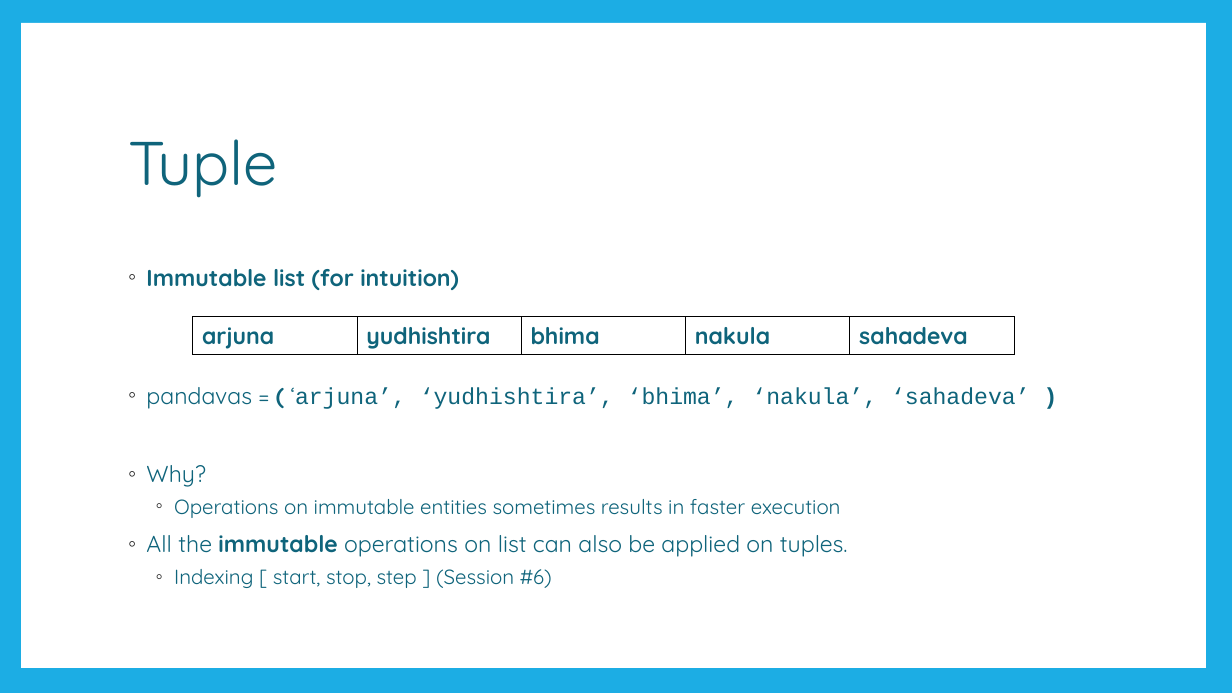
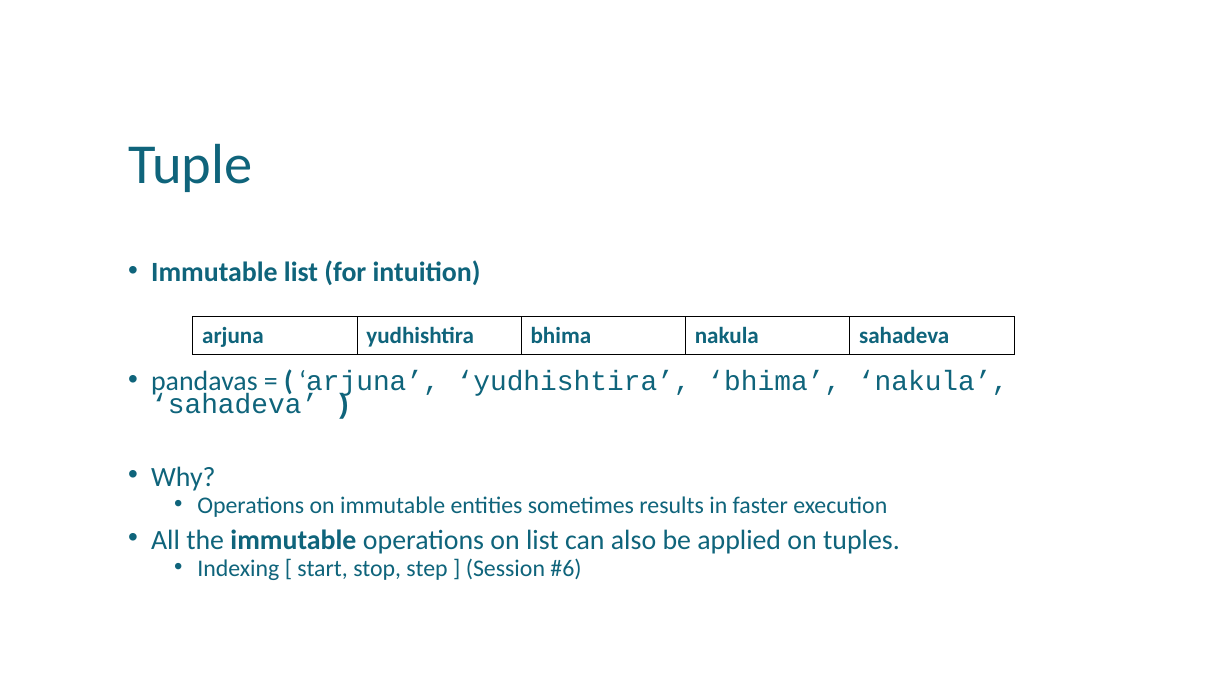
Before and after one commit to uday87j/teach_python, a slide deck: slide 12 of fundamentals/8-Dictionary, Tuple, Range.pptx. Drawn at 1232x693 pixels with LibreOffice and Linux fonts; fonts in the diff are those of the drawing. Boxes give left, top, right and bottom in pixels: in the first picture for what was removed or moved away, otherwise in the second. Text is boxed around its words. In the diff, an @@ line names an element or a change of style, - is before the commit and + after.

Commit message:
Add more content to all sessions

```diff
--- a/fundamentals/8-Dictionary, Tuple, Range.pptx
+++ b/fundamentals/8-Dictionary, Tuple, Range.pptx
@@ rectangle removed at (0,0,1232,693) @@
@@ rectangle removed at (21,23,1206,668) @@
@@ title "Tuple" at (128,143,252,192): size 48 to 44 pt, font Quicksand to Calibri @@
@@ text "Immutable list (for intuition)" at (151,260,1008,580): size 18 to 21.7 pt in "Immutable list (for intuition)", "pandavas = ( ‘arjuna’, ‘yudhishtira’, ‘bhima’, ‘nakula’, ...", "Why?", "All the immutable operations on list can ..."; font Quicksand to Calibri in "Immutable list (for intuition)", "pandavas = ( ‘arjuna’,", "Why?", "Operations on immutable entities sometimes results in ..." and 2 more places; size 16 to 18.6 pt in "Operations on immutable entities sometimes results in ...", "Indexing [ start, stop, step ] (Session ..."; bullet ◦ to •; line spacing 1 to 0.7; more space between paragraphs @@
@@ table at (193,317,1016,355) @@
@@ font Quicksand to Calibri @@
```
Also in this commit, not shown: 16 other slides changed, 4 other files.
